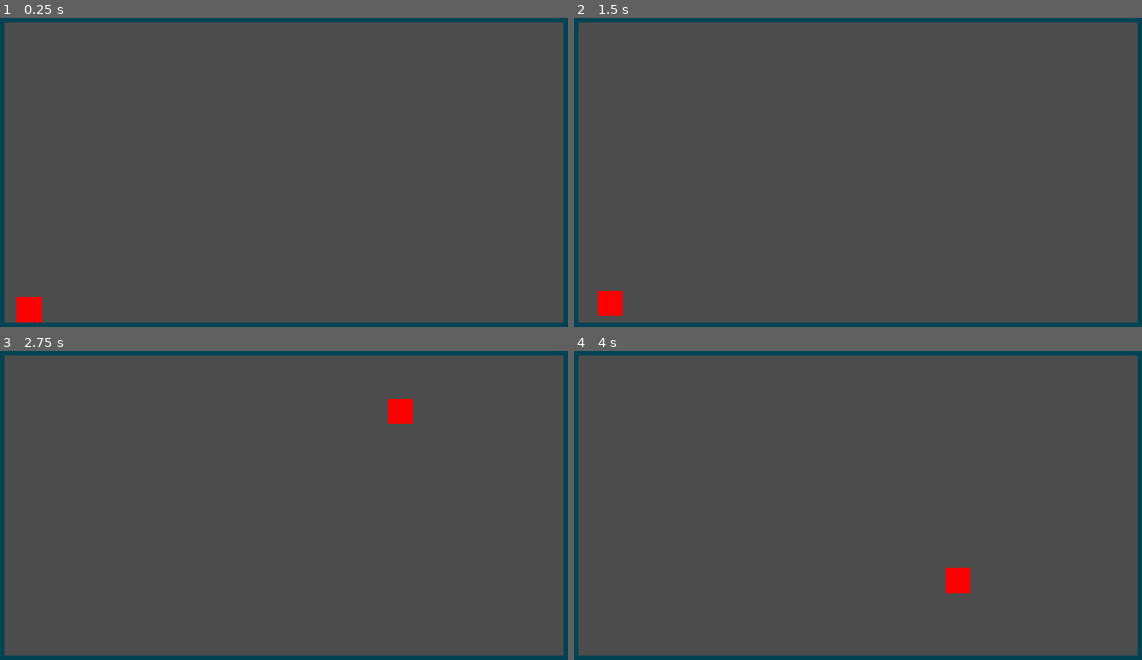
Above: before the commit, frames 1-4 (two rows, left to right).
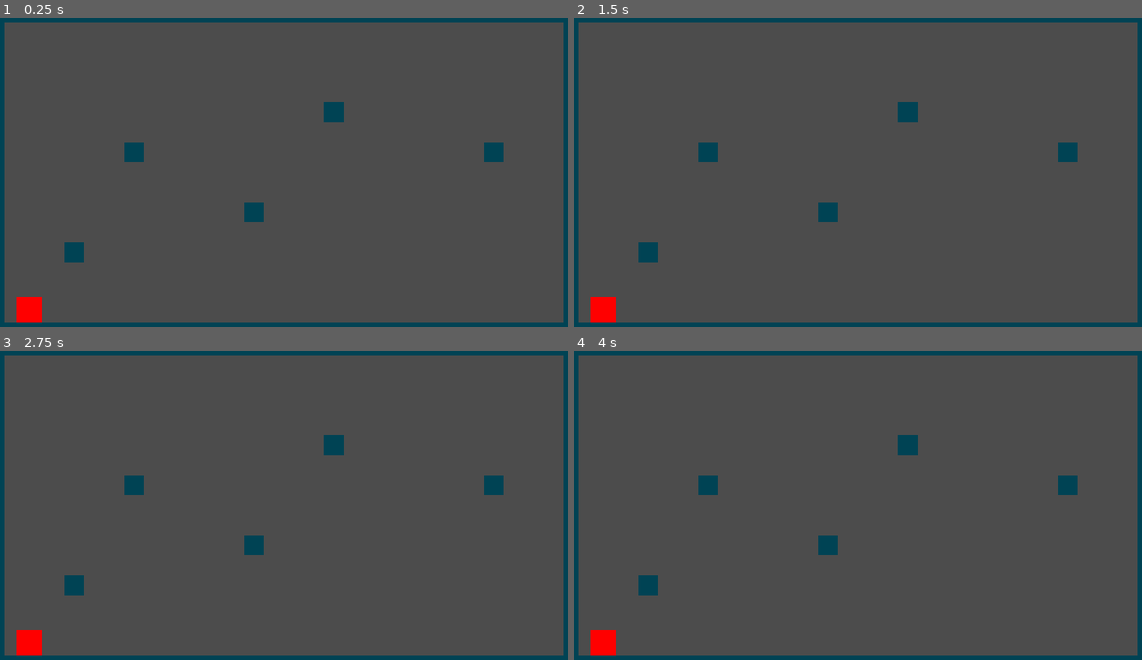
Above: after the commit, the same moments.

Repository: OjasGawde/KritiGameJam
Game: Godot game, scene res://Scenes/TestLevel.tscn
Two runs of this game, one before a commit and one after it. Both use one fixed random seed, a clock stepped at 60 frames per second and the inputs below. The project has no main scene, so this scene is started directly.
Inputs (mouse positions are in pixels of both pictures, inside the frame that each line leads up to):
- Up to frame 1 (0.25 s): no input
- Up to frame 2 (1.5 s): tap Enter at 0.5 s; move the mouse to (988, 153) at 0.52 s; press the mouse at (988, 153) at 0.53 s; tap Space at 1.25 s; move the mouse to (738, 187) at 1.27 s; release the mouse at (738, 187) at 1.28 s; click (738, 187) at 1.35 s
- Up to frame 3 (2.75 s): move the mouse to (346, 428) at 2.02 s; press the mouse at (346, 428) at 2.03 s
- Up to frame 4 (4 s): move the mouse to (829, 570) at 2.77 s; release the mouse at (829, 570) at 2.78 s; click (829, 570) at 2.85 s; move the mouse to (1039, 554) at 3.52 s; press the mouse at (1039, 554) at 3.53 s

The runs differ from the first frame. In frame 1, 1.1% of the frame differs, in the area x 11-89%, y 27-80%; in frame 2, 1.4%; in frame 3, 1.8%; in frame 4, 1.8%, in the area x 2-89%, y 27-99%.

Commit message:
Grappling Basics

Diff:
--- a/Scenes/Hero.gd
+++ b/Scenes/Hero.gd
@@ -10,11 +10,12 @@
 var movement = Vector2() #movement to be pushed to the engine
 var grapeller_length = 700
 
+onready var enviroment = $"../GrappleAbleTileMap"
 
 func _unhandled_input(event):
 	if event.is_action_pressed("Left Click"):
 		destination = get_global_mouse_position()
-		if position.distance_to(destination) < grapeller_length:
+		if position.distance_to(destination) < grapeller_length and enviroment.get_cellv(enviroment.world_to_map(destination)) != -1:
 			is_grappling = true
 
 
@@ -25,7 +26,6 @@
 func move_hero(delta):
 	if is_grappling == false:
 		movement.y += gravity
-		movement.x
 	else:
 		speed += accleration * delta
 		if speed > max_speed:
--- a/Scenes/TestLevel.tscn
+++ b/Scenes/TestLevel.tscn
@@ -35,10 +35,10 @@
 
 [node name="TestLevel" type="Node2D"]
 
-[node name="Enviroment" type="TileMap" parent="."]
+[node name="Hero" parent="." instance=ExtResource( 2 )]
+position = Vector2( 144, 958 )
+
+[node name="GrappleAbleTileMap" type="TileMap" parent="."]
 tile_set = SubResource( 3 )
 format = 1
-tile_data = PoolIntArray( 0, 0, 0, 1, 0, 0, 2, 0, 0, 3, 0, 0 …(343 unchanged characters)… 4, 0, 0, 262173, 0, 0, 327680, 0, 0, 327709, 0, 0, 393216, 0, 0, 393245, 0, 0, 458752, 0, 0, 458781, 0, 0, 524288, 0, 0, 524317, 0, 0, 589824, 0, 0, 589853, 0, 0, 655360, 0, 0, 655389, 0, 0, 720896, 0, 0, 720925, 0, 0, 786432, 0, 0, 786461, 0, 0, 851968, 0, 0, 8519 …(516 unchanged characters)…
-
-[node name="Hero" parent="." instance=ExtResource( 2 )]
-position = Vector2( 144, 958 )
+tile_data = PoolIntArray( 0, 0, 0, 1, 0, 0, 2, 0, 0, 3, 0, 0 …(343 unchanged characters)… 4, 0, 0, 262173, 0, 0, 327680, 0, 0, 327697, 0, 0, 327709, 0, 0, 393216, 0, 0, 393245, 0, 0, 458752, 0, 0, 458759, 0, 0, 458777, 0, 0, 458781, 0, 0, 524288, 0, 0, 524317, 0, 0, 589824, 0, 0, 589853, 0, 0, 655360, 0, 0, 655373, 0, 0, 655389, 0, 0, 720896, 0, 0, 720925, 0, 0, 786432, 0, 0, 786436, 0, 0, 786461, 0, 0, 851968, 0, 0, 8519 …(516 unchanged characters)…
